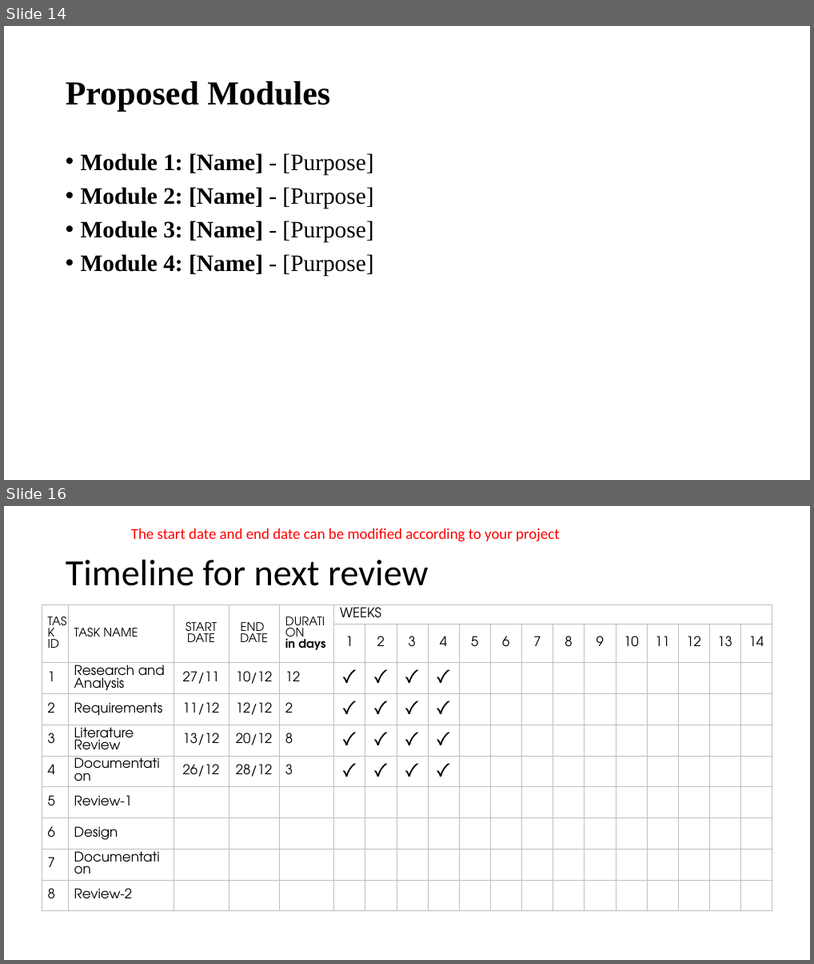
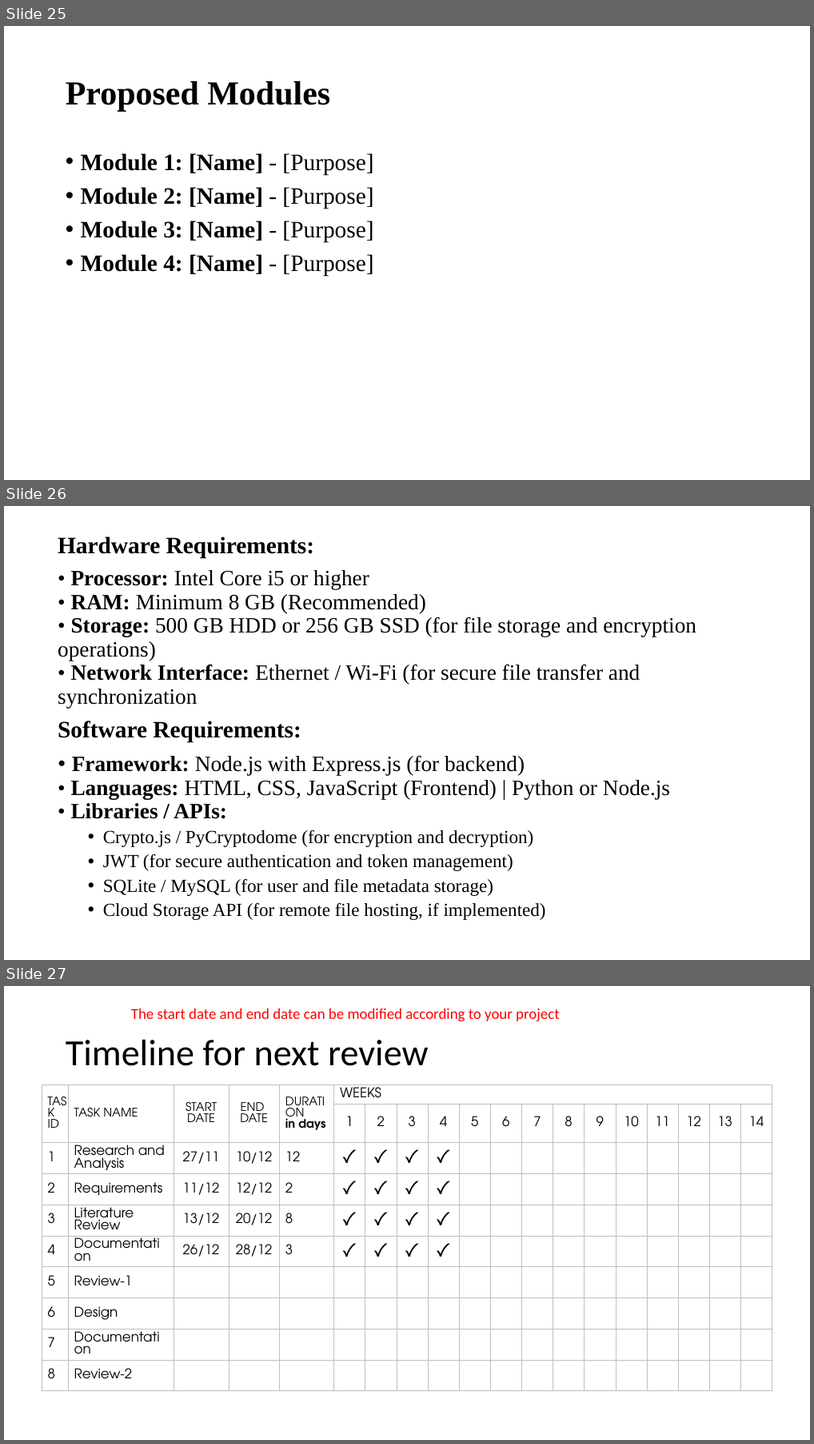
Before and after one commit to nazeer77718/securecloud-sharing-system, a slide deck: secure-cloud.pptx. Shown one above the other, each under a label of ours: slides 14 and 16 before the commit, slides 25, 26 and 27 after it; the slides between them are not shown. The pictures are 814x964 and 814x1444 pixels, drawn with LibreOffice and Linux fonts; fonts in the diff are those of the drawing. Boxes give left, top, right and bottom in pixels: in the first picture for what was removed or moved away, otherwise in the second. Text is boxed around its words. In the diff, an @@ line names an element or a change of style, - is before the commit and + after.

```diff
--- a/secure-cloud.pptx
+++ b/secure-cloud.pptx
@@ slide 26 added at <box>4,506,810,960</box>, background #FFFFFF @@
@@ text added at <box>58,536,697,920</box>, 26 pt, text #000000 @@
+Hardware Requirements:
+• Processor: Intel Core i5 or higher
+• RAM: Minimum 8 GB (Recommended)
+• Storage: 500 GB HDD or 256 GB SSD (for file storage and encryption operations)
+• Network Interface: Ethernet / Wi-Fi (for secure file transfer and synchronization
+Software Requirements:
+• Framework: Node.js with Express.js (for backend)
+• Languages: HTML, CSS, JavaScript (Frontend) | Python or Node.js
+• Libraries / APIs:
+  • Crypto.js / PyCryptodome (for encryption and decryption)
+  • JWT (for secure authentication and token management)
+  • SQLite / MySQL (for user and file metadata storage)
+  • Cloud Storage API (for remote file hosting, if implemented)
@@ what was slide 14 is now slide 25 @@
@@ what was slide 16 is now slide 27 @@
```
Also in this commit, not shown: 5 slides changed, 16 other slides added, 5 slides removed, 1 other file.
